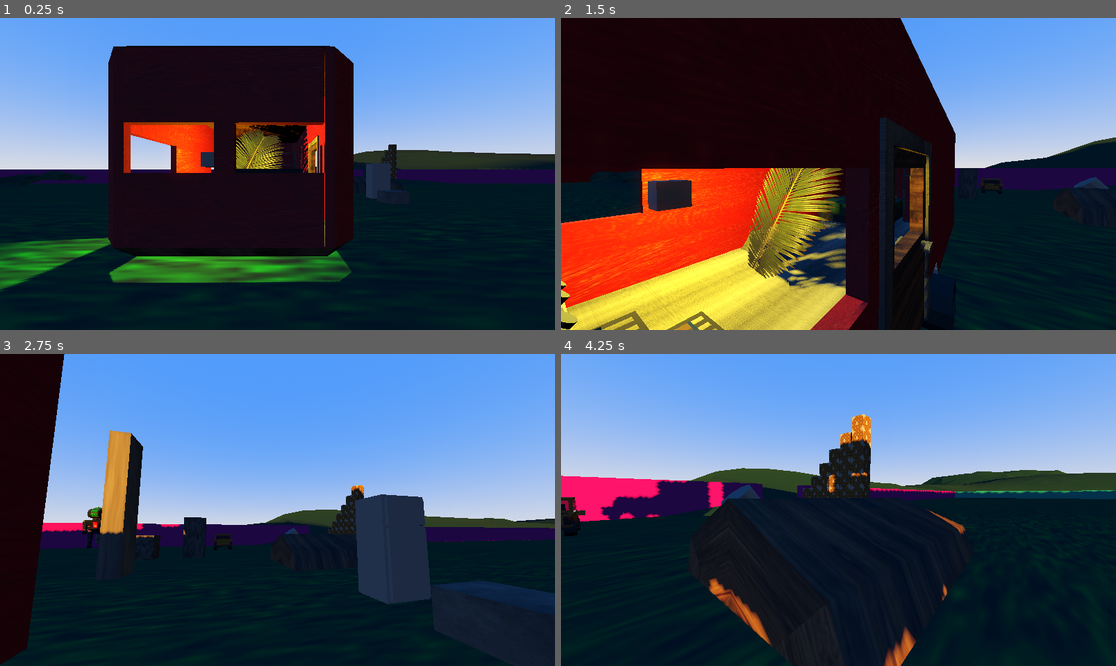
Above: before the commit, frames 1-4 (two rows, left to right).
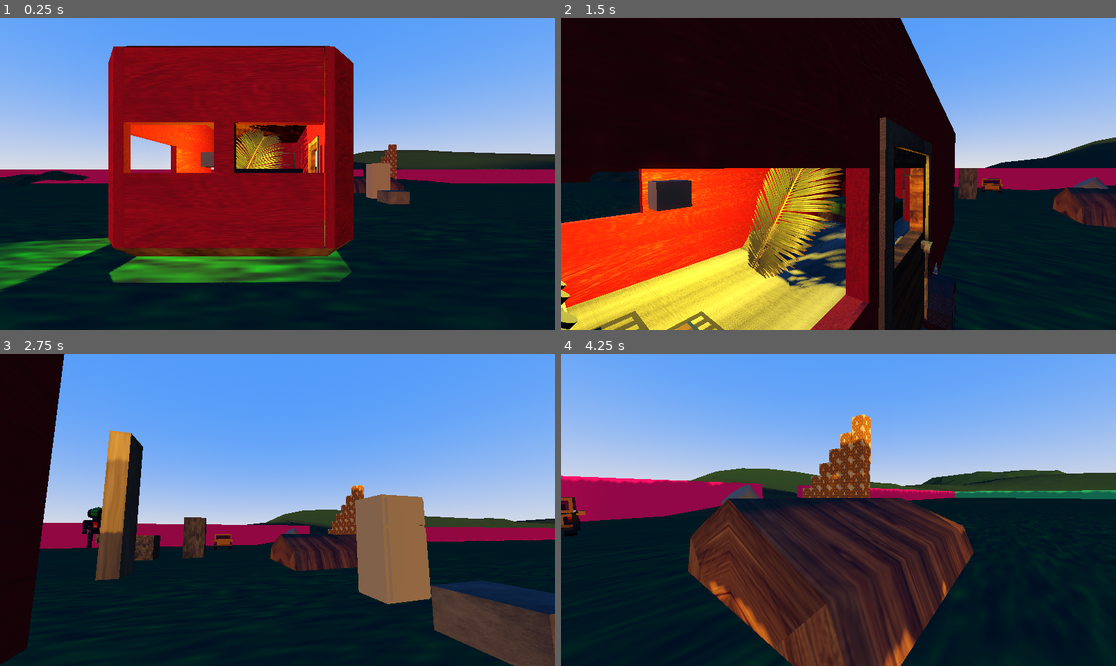
Above: after the commit, the same moments.

Repository: Solaros711/lockertesting
Game: Godot game, scene res://scenes/world.tscn
Same seed, same stepped clock (60 frames per second), same inputs: the game is played once before the commit and once after it.
Inputs (mouse positions are in pixels of both pictures, inside the frame that each line leads up to):
- Up to frame 1 (0.25 s): no input
- Up to frame 2 (1.5 s): move the mouse to (866, 174) at 0.52 s; hold W (forward) from 0.53 s (still down); tap E (interact) at 0.6 s; tap Space (jump) at 0.77 s; move the mouse to (810, 174) at 1.27 s; tap Shift (sprint) at 1.35 s
- Up to frame 3 (2.75 s): keep holding W (forward); tap Space (jump) at 1.52 s; move the mouse to (288, 503) at 2.02 s; tap E (interact) at 2.1 s
- Up to frame 4 (4.25 s): keep holding W (forward); move the mouse to (832, 516) at 2.77 s; tap Shift (sprint) at 2.85 s; tap Space (jump) at 3.02, 3.77 s; move the mouse to (877, 513) at 3.52 s; tap E (interact) at 3.6 s

The runs differ from the first frame. In frame 1, 29% of the frame differs, in the area x 0-100%, y 8-77%; in frame 2, 8.4%; in frame 3, 15%; in frame 4, 26%.

Commit message:
Added time, currently working on getting leap years, seasons,and sun timing figured out.

Diff:
--- a/scenes/world.tscn
+++ b/scenes/world.tscn
@@ -1,8 +1,10 @@
-[gd_scene load_steps=36 format=3 uid="uid://c17fm0aekfsvg"]
+[gd_scene load_steps=39 format=3 uid="uid://c17fm0aekfsvg"]
 
 [ext_resource type="Script" uid="uid://c1b455a5ckggl" path="res://scripts/player/player.gd" id="1_71j4m"]
+[ext_resource type="Script" uid="uid://ditpaf5ylw1qw" path="res://scripts/time/time_system.gd" id="1_oo54l"]
 [ext_resource type="Script" uid="uid://c55oadc3idcc5" path="res://scripts/sky/sun.gd" id="1_pm21f"]
 [ext_resource type="Script" uid="uid://b5r8dgivwddrd" path="res://scripts/player/player_rayCast.gd" id="2_e3hyu"]
+[ext_resource type="Script" uid="uid://cpqh2tucvqh4r" path="res://scripts/time/date_time.gd" id="2_kpybi"]
 [ext_resource type="Texture2D" uid="uid://bwdyfo7ddvird" path="res://textures/grass.jpg" id="2_qfnet"]
 [ext_resource type="Script" uid="uid://by5ppygkgmbl4" path="res://scripts/sky/world_environment.gd" id="3_2lf6f"]
 [ext_resource type="Texture2D" uid="uid://xkfjdwhex18c" path="res://textures/concrete.jpg" id="3_i7141"]
@@ -20,6 +22,15 @@
 [ext_resource type="PackedScene" uid="uid://cjdvej4n8g00i" path="res://imports/cabinet2/cabinet.tscn" id="12_q5onr"]
 [ext_resource type="PackedScene" uid="uid://c151fx7xjxi3k" path="res://imports/terrain/TERRAIN2.tscn" id="16_dss4m"]
 [ext_resource type="PackedScene" uid="uid://cq2gfytx2i12e" path="res://imports/terrain/TERRAIN3.tscn" id="17_7t5mc"]
+
+[sub_resource type="Resource" id="Resource_ctatt"]
+script = ExtResource("2_kpybi")
+seconds = 0
+minutes = 0
+hours = 6
+days = 27
+years = 2492
+metadata/_custom_type_script = "uid://cpqh2tucvqh4r"
 
 [sub_resource type="ProceduralSkyMaterial" id="ProceduralSkyMaterial_f3sb7"]
 sky_top_color = Color(0.25098, 0.470588, 0.952941, 1)
@@ -102,6 +113,12 @@
 
 [node name="world" type="Node3D"]
 
+[node name="TimeSystem" type="Node" parent="."]
+script = ExtResource("1_oo54l")
+date_time = SubResource("Resource_ctatt")
+ticks_per_second = 10
+metadata/_custom_type_script = "uid://ditpaf5ylw1qw"
+
 [node name="world lighting" type="Node3D" parent="."]
 transform = Transform3D(1, 0, 0, 0, 1, 0, 0, 0, 1, 0, 142.717, 0)
 
@@ -109,11 +126,14 @@
 environment = SubResource("Environment_tlwt5")
 script = ExtResource("3_2lf6f")
 
-[node name="DirectionalLight3D" type="DirectionalLight3D" parent="world lighting"]
+[node name="Sun" type="DirectionalLight3D" parent="world lighting"]
 transform = Transform3D(-0.475409, -0.695518, -0.538741, 0.856909, -0.504758, -0.104528, -0.199232, -0.511346, 0.835962, 1.29396, 5.92958, 8.59867)
 light_color = Color(1, 0.470588, 0, 1)
-light_angular_distance = 0.5
+light_angular_distance = 0.1
 shadow_enabled = true
+shadow_opacity = 0.89
+shadow_blur = 3.871
+directional_shadow_blend_splits = true
 script = ExtResource("1_pm21f")
 
 [node name="CSGBox3D" type="CSGBox3D" parent="world lighting"]
--- a/scripts/sky/sun.gd
+++ b/scripts/sky/sun.gd
@@ -1,11 +1,12 @@
 extends DirectionalLight3D
 var time = 0.0
 #end of day occurs as 3.142 lmao
-const DAY_COLOR = Color(1.0, 0.4705, 0, 1.0)
+const DAWN_COLOR = Color(1.0, 0.4705, 0, 1.0)
+const DAY_COLOR = Color(1.0, 0.9686, 0.6235, 1.0)
 
 # Called when the node enters the scene tree for the first time.
 func _ready() -> void:
-	light_color = DAY_COLOR
+	light_color = DAWN_COLOR
 	pass # Replace with function body.
 
 
@@ -21,23 +22,23 @@
 	else:
 		light_energy = 1.0
 		if time == 0.0:
-			light_color = DAY_COLOR
+			light_color = DAWN_COLOR
 		#Turns sun color from dawn to day
 		if time < 1.0:
 			var sun_color = light_color
-			if sun_color.g < 1.0:
+			if sun_color.g < DAY_COLOR.g:
 				sun_color.g = sun_color.g + 0.0005
-			if sun_color.b < 1.0:
+			if sun_color.b < DAY_COLOR.b:
 				sun_color.b = sun_color.b + 0.0005
 			light_color = sun_color
 		#Turns sun color from day to dusk
 		if time > 2.642:
 			var sun_color = light_color
-			if sun_color.g > 0.4705:
+			if sun_color.g > DAWN_COLOR.g:
 				sun_color.g = sun_color.g - 0.0005
-			if sun_color.b > 0.0:
+			if sun_color.b > DAWN_COLOR.b:
 				sun_color.b = sun_color.b - 0.0005
 			light_color = sun_color
 		time += 0.0005
 		rotate_x(-0.0005)
-		print(time*(180/3.14159))
+		#print(time*(180/3.14159))
--- a/scripts/time/date_time.gd
+++ b/scripts/time/date_time.gd
@@ -3,7 +3,37 @@
 @export_range(0,59) var seconds = 0
 @export_range(0,59) var minutes = 0
 @export_range(0,23) var hours = 0
-@export var days = 0
+@export_range(0,366) var days = 0
+@export var years = 0
 
+var delta_time: float = 0
+var leap_year: bool = false
+
+#increases seconds based ticks that have passed.
 func increase_by_sec(delta_seconds: float) -> void:
-	pass
+	delta_time += delta_seconds
+	if delta_time < 1: return
+
+	var delta_int_secs: int = delta_time
+	delta_time -= delta_int_secs
+
+	#incriments time values
+	seconds += delta_int_secs
+	minutes += seconds/60
+	hours += minutes/60
+	days += hours/24
+
+	#accounts for leap years
+	if (years%4 == 0):
+		leap_year = true
+		years += days/366
+		days = days%366
+	else:
+		years += days / 365
+		days = days%365
+
+	#removes remainder for time
+	seconds = seconds % 60
+	minutes = minutes % 60
+	hours = hours % 24
+	print(str(years) + "/" + str(days) + " " + str(hours) + ":" + str(minutes) + ":" + str(seconds))
--- a/scripts/time/time_system.gd
+++ b/scripts/time/time_system.gd
@@ -1,4 +1,9 @@
 class_name TimeSystem extends Node
 
 @export var date_time: DateTime
+#number of ticks per second. Increasing the number speeds up time, decreasing the number slows it down
 @export var ticks_per_second: int = 6
+
+#updates DateTime variable
+func _process(delta: float) -> void:
+	date_time.increase_by_sec(delta * ticks_per_second)
